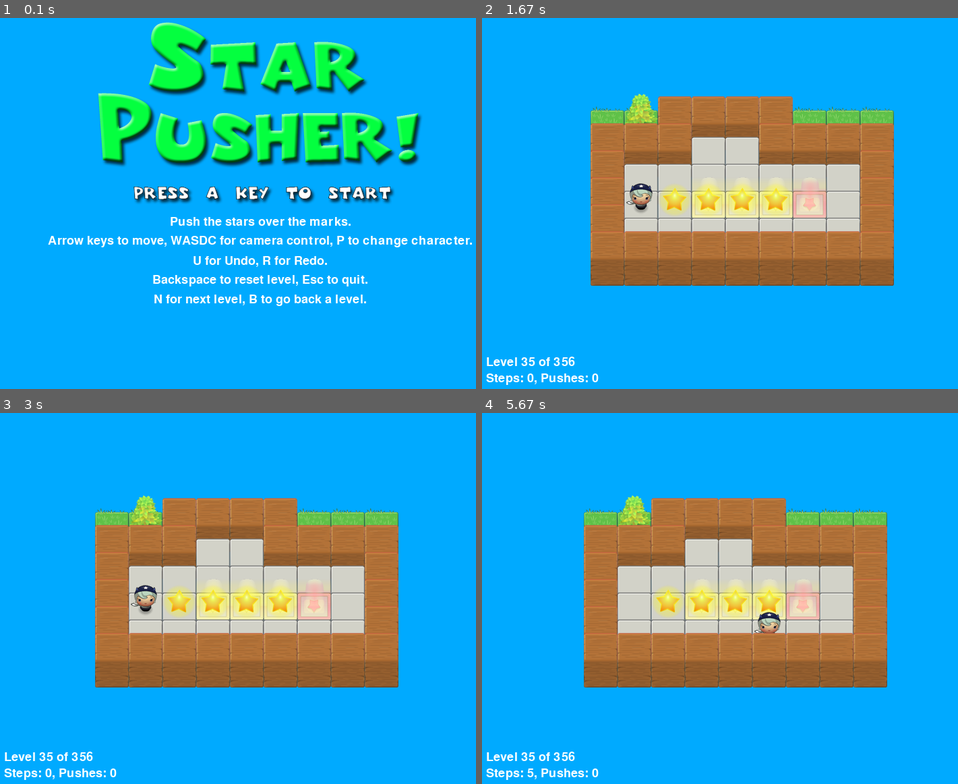
Above: before the commit, frames 1-4 (two rows, left to right).
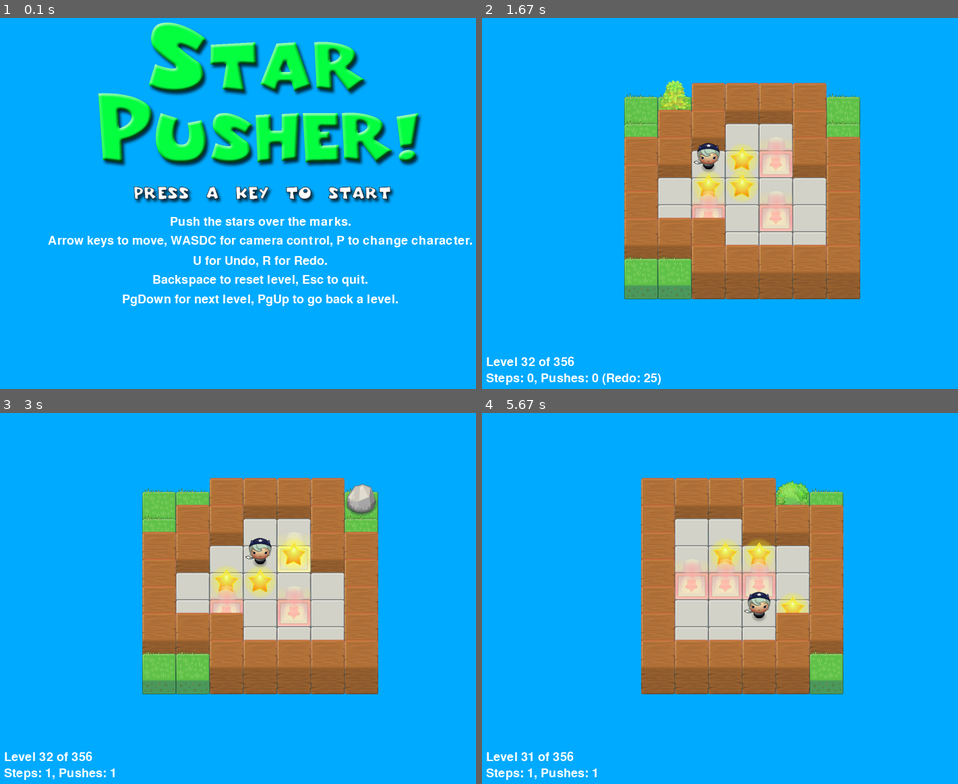
Above: after the commit, the same moments.

Repository: rm369/makinggames
Game: pygame game, started from starpusher.py
Same seed, same stepped clock (60 frames per second), same inputs: the game is played once before the commit and once after it.
Inputs (mouse positions are in pixels of both pictures, inside the frame that each line leads up to):
- Up to frame 1 (0.1 s): no input
- Up to frame 2 (1.67 s): click (743, 188) at 0.38 s; hold Page Up 0.67-1.13 s; hold Right 0.67-1.13 s; move the mouse to (610, 192) at 0.7 s; tap Page Down at 1.17 s; tap Backspace at 1.5 s
- Up to frame 3 (3 s): hold Right 1.83-2.3 s; hold D 1.83-2.3 s; tap Page Down at 1.98 s; hold Up 2.33-2.63 s; hold W 2.33-2.63 s; tap U at 2.48 s; hold Right from 2.67 s (still down); hold D from 2.67 s (still down); tap Page Up at 2.82 s
- Up to frame 4 (5.67 s): release Right at 3.13 s; release D at 3.13 s; hold Left 3.17-3.7 s; hold A 3.17-3.7 s; tap Page Down at 3.32 s; hold Down 3.73-4.03 s; hold S 3.73-4.03 s; tap U at 3.88, 4.98 s; hold Left 4.07-4.47 s; hold A 4.07-4.47 s; tap Page Up at 4.22, 5.38 s; click (748, 628) at 4.55 s; hold Up 4.83-5.2 s; hold W 4.83-5.2 s; hold Right from 5.23 s (still down); hold D from 5.23 s (still down)

The runs differ from the first frame. In frame 1, 0.8% of the frame differs, in the area x 25-84%, y 74-78%; in frame 2, 26%; in frame 3, 25%; in frame 4, 26%, in the area x 9-86%, y 17-99%.

Commit message:
- implement reset as undo to start (preserve as redo stack) - show length of redo stack - next/last level with PgDown/Up instead n/b - remove legacy json load/save - don't automatically jump to next level after solving

Diff:
--- a/starpusher.py
+++ b/starpusher.py
@@ -19,9 +19,9 @@
 TILEFLOORHEIGHT = 40
 
 CAM_MOVE_SPEED = 10  # how many pixels per frame the camera moves
-KEYDELAY = 300       # keyboard autorepeat parameters
+KEYDELAY = 300  # keyboard autorepeat parameters
 KEYINTERVAL = 80
-FRAMERATE = 50       # framerate for player automove
+FRAMERATE = 50  # framerate for player automove
 
 # The percentage of outdoor tiles that have additional
 # decoration on them, such as a tree or rock.
@@ -98,27 +98,16 @@
     # Read in the levels from the text file. See the readLevelsFile() for
     # details on the format of this file and how to make your own levels.
     levels = readLevelsFile('starPusherLevels.txt')
-    gameStates = {}
 
     # load game state
     try:
         with open(f"{GAMESTATEFILE}.pickle", 'rb') as f:
             gameStates = pickle.load(f)
     except:
-        try:
-            with open(f"{GAMESTATEFILE}.json") as f:
-                gameStateObj = json.load(f)
-            # fix tuples not supported by json
-            gameStateObj['player'] = tuple(gameStateObj['player'])
-            gameStateObj['stars'] = [tuple(xy) for xy in gameStateObj['stars']]
-            gameStates['levelNum'] = gameStateObj.pop('levelNum')
-            gameStates['currentImage'] = gameStateObj.pop('currentImage')
-        except:
-            # currentImage is the index of the player's current player image.
-            gameStateObj = initGameState(levels, 0)
-            gameStates['levelNum'] = 0
-            gameStates['currentImage'] = 1
-        gameStates[gameStates['levelNum']] = gameStateObj
+        # no (valid) state file: initialize game state, level 0
+        gameStates = {'levelNum': 0,
+                      'currentImage': 1,
+                      0: initGameState(levels, 0)}
 
     # The main game loop. This loop runs a single level, when the user
     # finishes that level, the next/previous level is loaded.
@@ -126,7 +115,7 @@
         # Run the level to actually start playing the game:
         result = runLevel(levels, gameStates)
 
-        if result in ('solved', 'next'):
+        if result == 'next':
             # Go to the next level.
             # If there are no more levels, go back to the first one.
             gameStates['levelNum'] = (gameStates['levelNum'] + 1) % len(levels)
@@ -135,12 +124,15 @@
             gameStates['levelNum'] = (gameStates['levelNum'] - 1) % len(levels)
             # If there are no previous levels, go to the last one.
         elif result == 'reset':
-            gameStates[gameStates['levelNum']] = initGameState(levels, gameStates['levelNum'])
+            gameStateObj = gameStates[gameStates['levelNum']]
+            # preserve undo and redo stacks as new redo stack (reset as undo of all steps)
+            gameStateObj['undoStack'].reverse()
+            redoStack = gameStateObj['redoStack'] + gameStateObj['undoStack']
+            gameStateObj = initGameState(levels, gameStates['levelNum'])
+            gameStateObj['redoStack'] = redoStack
+            gameStates[gameStates['levelNum']] = gameStateObj
         elif result == 'quit':
             # save game state
-            json.dump(gameStates,
-                      open(f"{GAMESTATEFILE}_new.json", "w"),
-                      indent=2)
             with open(f"{GAMESTATEFILE}.pickle", 'wb') as f:
                 pickle.dump(gameStates, f, pickle.HIGHEST_PROTOCOL)
             terminate()
@@ -238,9 +230,9 @@
                 elif event.key == K_c:  # center
                     cameraOffset = [0, 0]
 
-                elif event.key == K_n:
+                elif event.key == K_PAGEDOWN:
                     return 'next'
-                elif event.key == K_b:
+                elif event.key == K_PAGEUP:
                     return 'back'
 
                 elif event.key == K_ESCAPE:
@@ -289,23 +281,24 @@
         # Draw mapSurf to the DISPLAYSURF Surface object.
         DISPLAYSURF.blit(mapSurf, mapSurfRect)
 
+        # Draw level number
         levelRect.bottomleft = (20, WINHEIGHT - 35)
         DISPLAYSURF.blit(levelSurf, levelRect)
-        stepSurf = BASICFONT.render(
-            'Steps: %s, Pushes: %s' % (gameStateObj['stepCounter'], gameStateObj['pushCounter']), 1, TEXTCOLOR)
+
+        # Draw step counters
+        stepSurfStr = 'Steps: %s, Pushes: %s' % (gameStateObj['stepCounter'], gameStateObj['pushCounter'])
+        if len(gameStateObj['redoStack']) > 0:
+            stepSurfStr += f" (Redo: {len(gameStateObj['redoStack'])})"
+        stepSurf = BASICFONT.render(stepSurfStr,1, TEXTCOLOR)
         stepRect = stepSurf.get_rect()
         stepRect.bottomleft = (20, WINHEIGHT - 10)
         DISPLAYSURF.blit(stepSurf, stepRect)
 
         if levelIsComplete:
-            # is solved, show the "Solved!" image until the player
-            # has pressed a key.
+            # is solved, show the "Solved!" image
             solvedRect = IMAGESDICT['solved'].get_rect()
             solvedRect.center = (HALF_WINWIDTH, HALF_WINHEIGHT)
             DISPLAYSURF.blit(IMAGESDICT['solved'], solvedRect)
-
-            if keyPressed:
-                return 'solved'
 
         pygame.display.update()  # draw DISPLAYSURF to the screen.
         FPSCLOCK.tick()
@@ -474,7 +467,7 @@
                        'Arrow keys to move, WASDC for camera control, P to change character.',
                        'U for Undo, R for Redo.',
                        'Backspace to reset level, Esc to quit.',
-                       'N for next level, B to go back a level.']
+                       'PgDown for next level, PgUp to go back a level.']
 
     # Start with drawing a blank color to the entire window:
     DISPLAYSURF.fill(BGCOLOR)
Binary file changed: starPusherState.pickle
